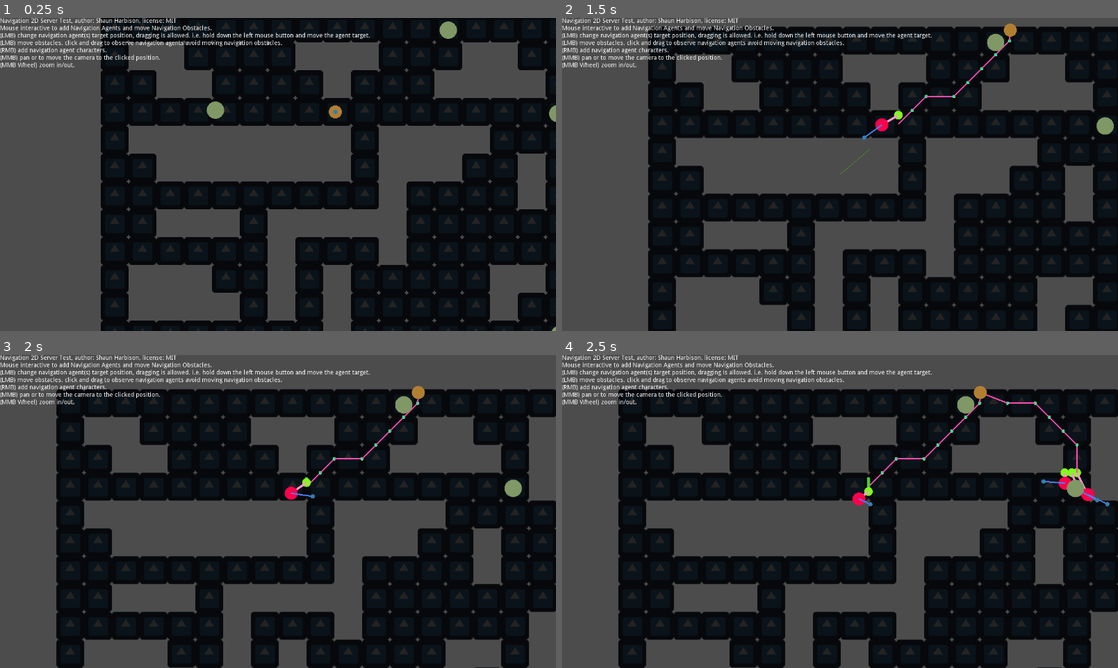
Above: before the commit, frames 1-4 (two rows, left to right).
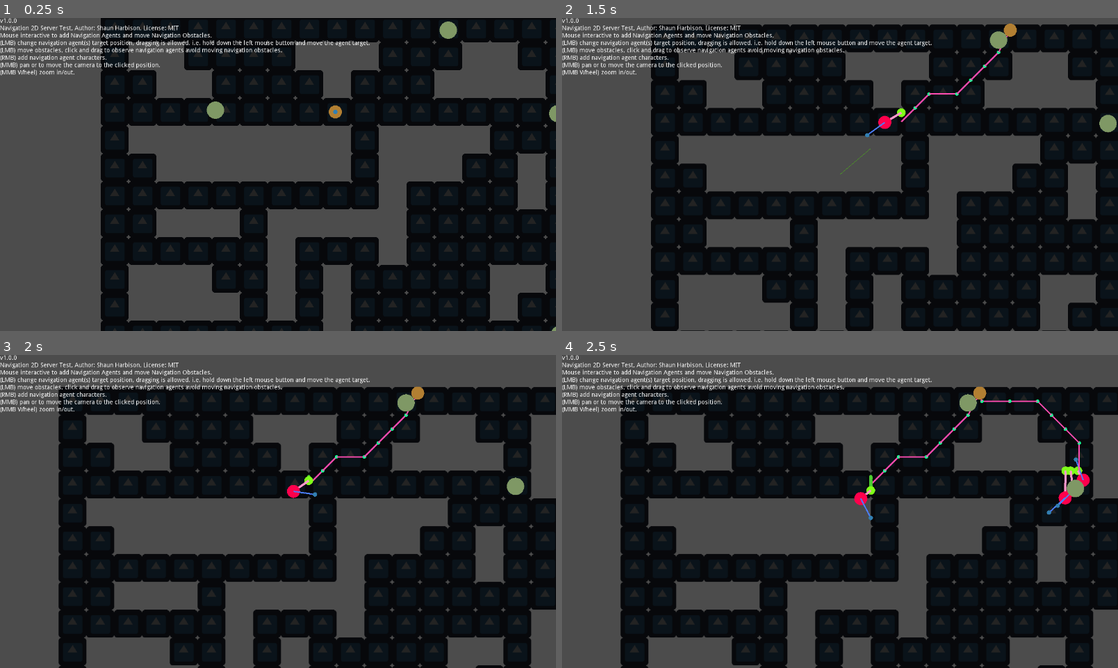
Above: after the commit, the same moments.

Repository: sjharb/NavigationServer2DTest
Game: Godot game, scene res://Main.tscn
The game is run twice, just before and just after one commit, with the same random seed, the same clock (stepped at 60 frames per second) and the same inputs. The engine's default icon, where the game draws it, is replaced by a stand-in: a white triangle on a blue panel in a dark square.
Inputs (mouse positions are in pixels of both pictures, inside the frame that each line leads up to):
- Up to frame 1 (0.25 s): no input
- Up to frame 2 (1.5 s): tap Enter at 0.5 s; move the mouse to (778, 108) at 0.52 s; press the mouse at (778, 108) at 0.53 s; tap Space at 1.25 s; move the mouse to (1012, 30) at 1.27 s; release the mouse at (1012, 30) at 1.28 s; tap Middle mouse button (mouse_click_middle) at 1.35 s; click (1012, 30) at 1.42 s
- Up to frame 3 (2 s): no input
- Up to frame 4 (2.5 s): move the mouse to (1073, 489) at 2.02 s; hold Right mouse button (mouse_click_right) from 2.03 s (still down); click (1073, 489) at 2.17 s

The runs differ from the first frame. In frame 1, 2.6% of the frame differs, in the area x 0-67%, y 0-19%; in frame 2, 12%, in the area x 0-100%, y 0-100%; in frame 3, 9.5%; in frame 4, 10%.

Commit message:
added screenshots

Diff:
--- a/HUD.gd
+++ b/HUD.gd
@@ -11,5 +11,5 @@
 func enable_hud() -> void:
 	self.visible = true
 
-func set_character_velocity_text(text_to_set : String) -> void:
-	debug_menu.get_node("CharacterVelocity").text = text_to_set
+func set_version_hud(version_to_set):
+	debug_menu.get_node("ControllerHints").text = "v" + version_to_set + "\n" + debug_menu.get_node("ControllerHints").text
--- a/HUD.tscn
+++ b/HUD.tscn
@@ -10,7 +10,7 @@
 [node name="ControllerHints" type="Label" parent="DebugMenu"]
 margin_right = 40.0
 margin_bottom = 14.0
-text = "Navigation 2D Server Test, author: Shaun Harbison, license: MIT
+text = "Navigation 2D Server Test, Author: Shaun Harbison, License: MIT
 Mouse interactive to add Navigation Agents and move Navigation Obstacles.
 (LMB) change navigation agent(s) target position, dragging is allowed. i.e. hold down the left mouse button and move the agent target.
 (LMB) move obstacles, click and drag to observe navigation agents avoid moving navigation obstacles.
--- a/LevelCamera.gd
+++ b/LevelCamera.gd
@@ -5,7 +5,7 @@
 
 var camera_target_position : Vector2
 var camera_destination_weight = 0.0
-var camera_speed_multiplier = 1.0
+var camera_speed_multiplier = 0.8
 
 func _ready():
 	camera_destination_weight = 0.0
--- a/Main.gd
+++ b/Main.gd
@@ -3,12 +3,16 @@
 
 extends Node2D
 
+var app_version = "1.0.0"
+
 var level_scene : Node2D
 var hud : Node2D
 
 func _ready():
+
 	hud = $HUDCanvasLayer/HUD
 	hud.enable_hud()
+	hud.set_version_hud(app_version)
 	level_scene = $Level
 	level_scene.init(self)
 
Binary file added: assets/images/screen_shots/Navgation2DServerTest2.jpg
Binary file added: assets/images/screen_shots/Navigation2DServerTest1.jpg
